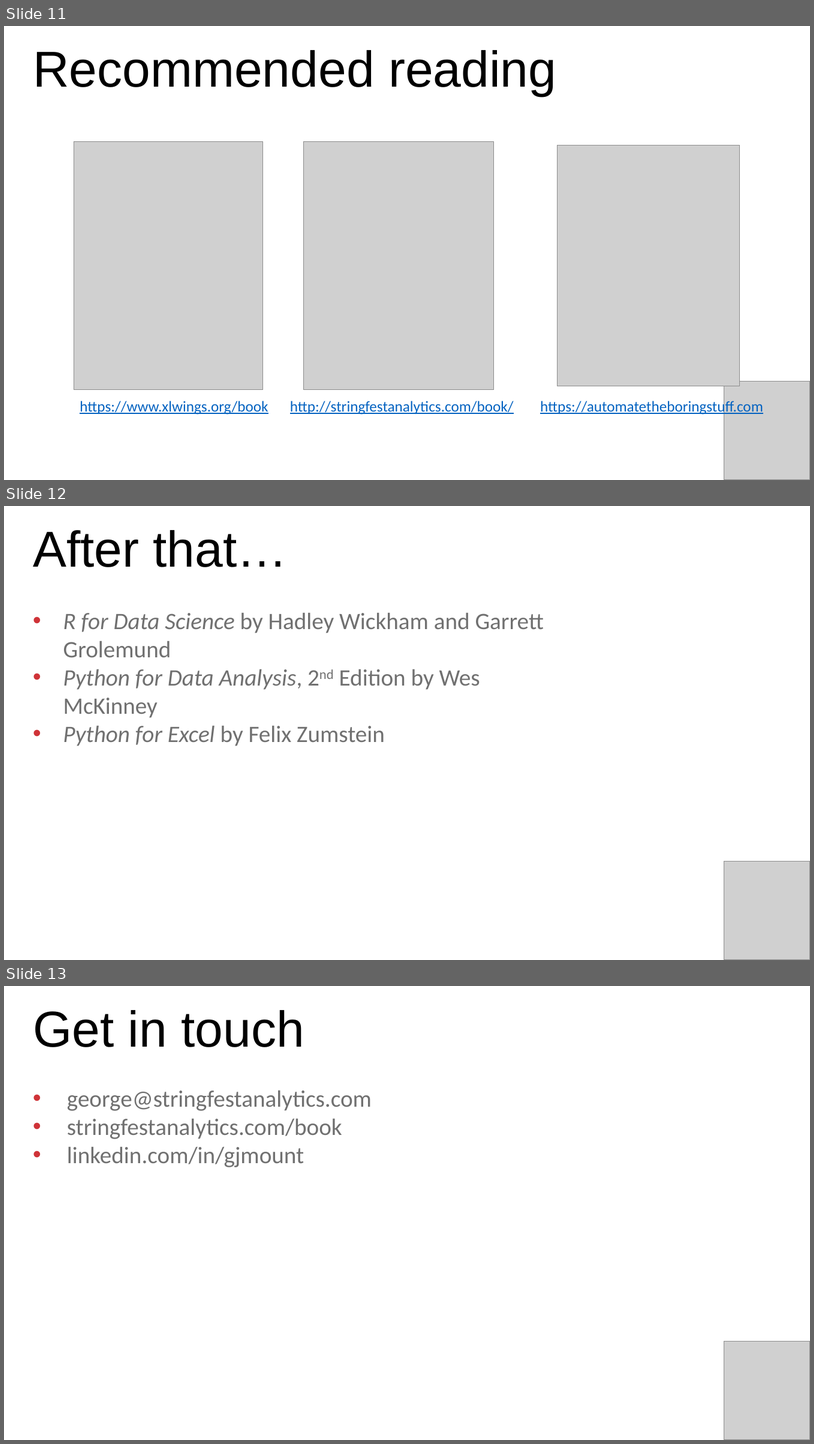
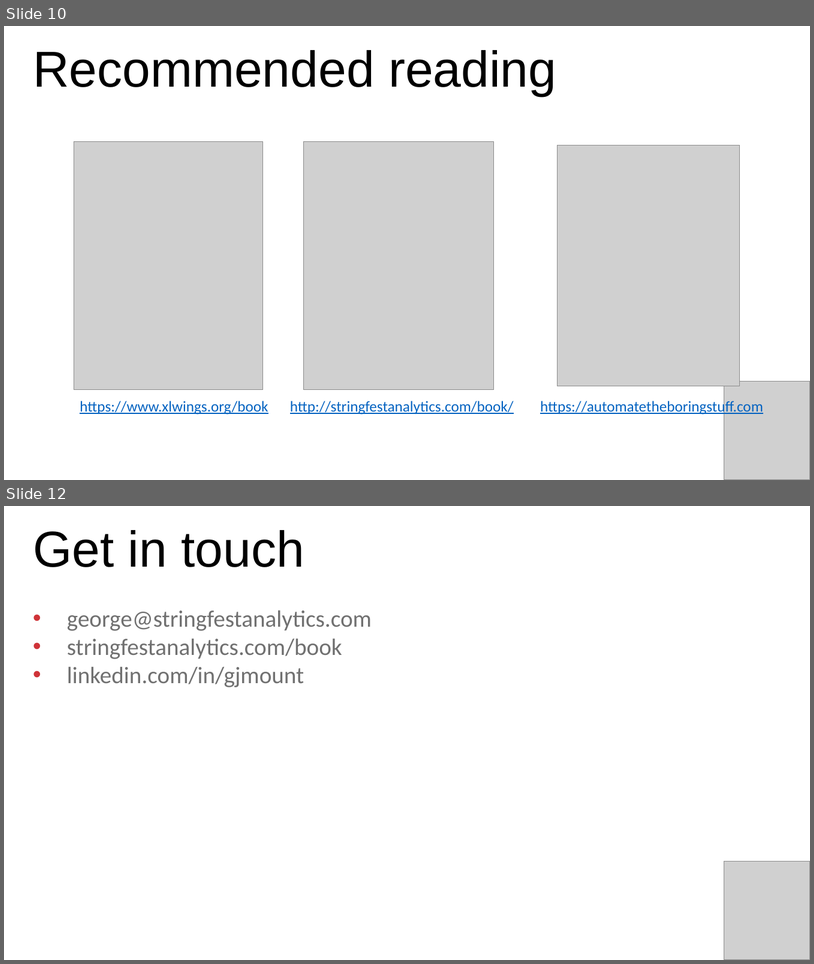
Before and after one commit to stringfestdata/edna-ess-nov-2021, a slide deck: python-for-excel-ess.pptx. Shown one above the other, each under a label of ours: slides 11, 12 and 13 before the commit, slides 10 and 12 after it; the slides between them are not shown. The pictures are 814x1444 and 814x964 pixels, drawn with LibreOffice and Linux fonts; fonts in the diff are those of the drawing; grey boxes stand for pictures. Boxes give left, top, right and bottom in pixels: in the first picture for what was removed or moved away, otherwise in the second. Text is boxed around its words. In the diff, an @@ line names an element or a change of style, - is before the commit and + after.

```diff
--- a/python-for-excel-ess.pptx
+++ b/python-for-excel-ess.pptx
@@ slide 12 removed at [4,506,810,960], background #FFFFFF @@
@@ text removed at [33,530,288,567] @@
-After that…
@@ text removed at [63,613,544,746] @@
-• R for Data Science by Hadley Wickham and Garrett Grolemund
-• Python for Data Analysis, 2nd Edition by Wes McKinney
-• Python for Excel by Felix Zumstein
@@ picture removed at [725,861,810,960] @@
@@ what was slide 11 is now slide 10 @@
@@ what was slide 13 is now slide 12 @@
```
Also in this commit, not shown: 4 slides changed, 2 slides added, 2 other slides removed, 6 other files.
